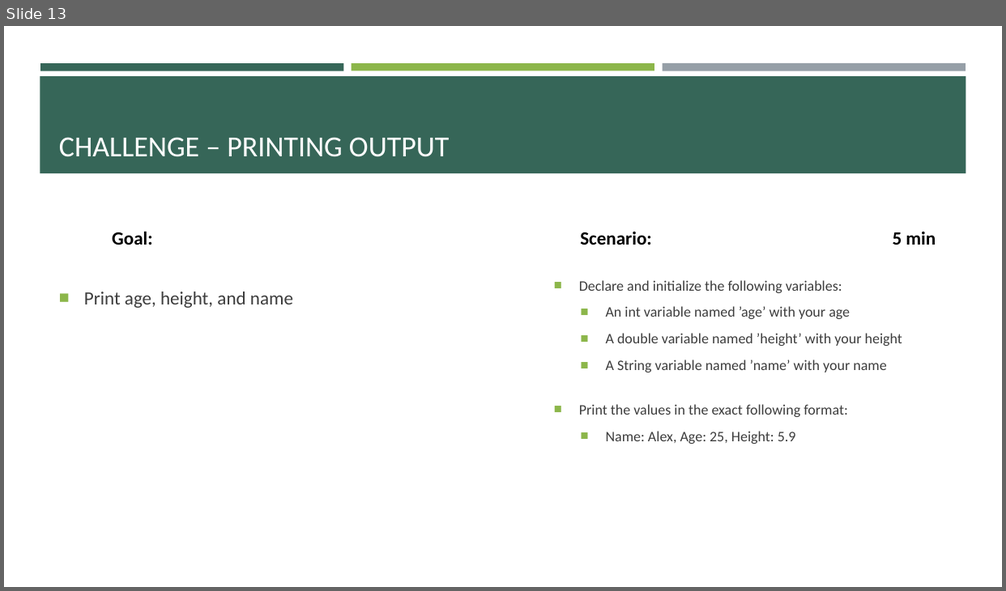
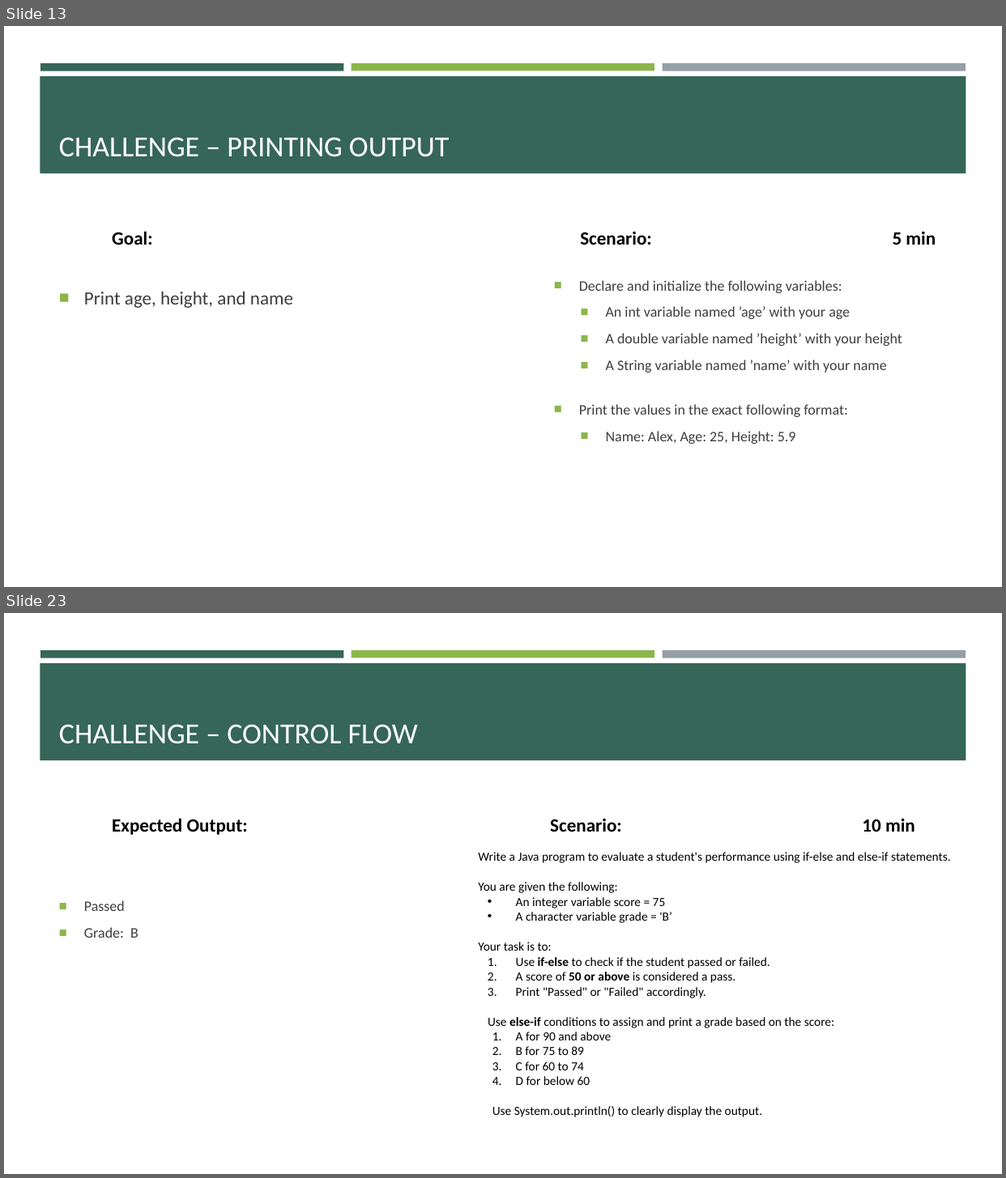
Before and after one commit to e-m-wilson/java-fs, a slide deck: Week_2/Core_Java.pptx. Shown one above the other, each under a label of ours: slide 13 before the commit, slides 13 and 23 after it; the slides between them are not shown. The pictures are 1006x591 and 1006x1178 pixels, drawn with LibreOffice and Linux fonts; fonts in the diff are those of the drawing. Boxes give left, top, right and bottom in pixels: in the first picture for what was removed or moved away, otherwise in the second. Text is boxed around its words. In the diff, an @@ line names an element or a change of style, - is before the commit and + after.

```diff
--- a/Week_2/Core_Java.pptx
+++ b/Week_2/Core_Java.pptx
@@ slide 23 added at <box>4,613,1002,1174</box>, background #FFFFFF; not listed: 4 template elements that a slide beside it also shows @@
@@ title added at <box>59,724,418,744</box>, 28 pt, text #FFFFFF @@
+CHALLENGE – CONTROL FLOW
@@ text added at <box>112,818,248,835</box>, 18 pt, text #000000, bold @@
+Expected Output:
@@ text added at <box>550,819,915,832</box>, 18 pt, text #000000, bold @@
+Scenario: 10 min
@@ text added at <box>478,852,951,1118</box>, 12 pt, text #000000 @@
+Write a Java program to evaluate a student's performance using if-else and else-if statements.
+You are given the following:
+  • An integer variable score = 75
+  • A character variable grade = 'B’
+Your task is to:
+  1. Use if-else to check if the student passed or failed.
+  2. A score of 50 or above is considered a pass.
+  3. Print "Passed" or "Failed" accordingly.
+  Use else-if conditions to assign and print a grade based on the score:
+    1. A for 90 and above
+    2. B for 75 to 89
+    3. C for 60 to 74
+    4. D for below 60
+    Use System.out.println() to clearly display the output.
@@ text added at <box>84,901,138,938</box>, 14 pt, text #3D3D3D @@
+■ Passed
+■ Grade: B
```
Also in this commit, not shown: 1 slide changed, 20 other slides added, 1 slide removed, 3 other files.
